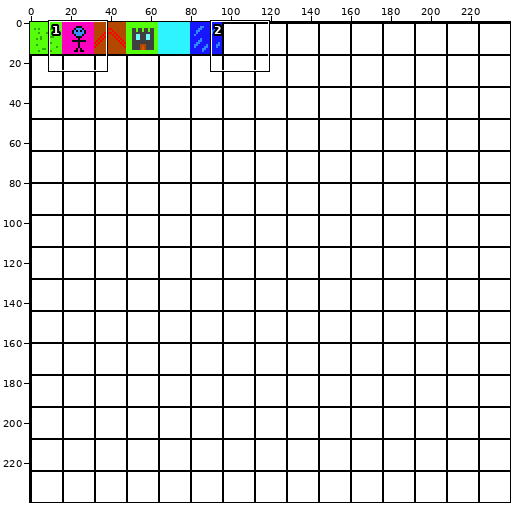
One commit to this sprite sheet: Senior Project/res/SpriteSheetz.png. Above: a wide view before the commit, with the close-up outlined.
Close-up. The starting point:
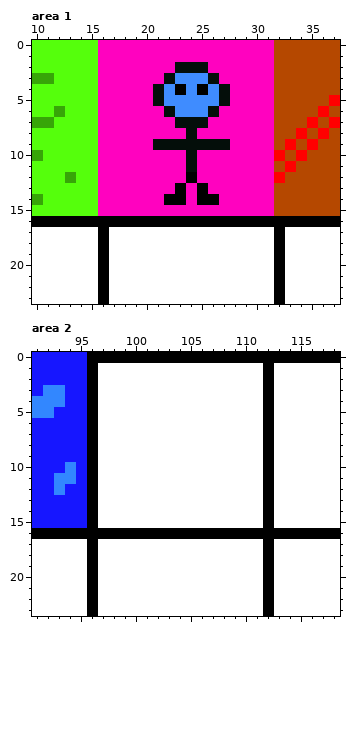
The file is 240x240 pixels. Colours within 5 levels of each other are drawn and written as one. Shown: area 1: x 10..37, y 0..23; area 2: x 91..118, y 0..23.
Once edited:
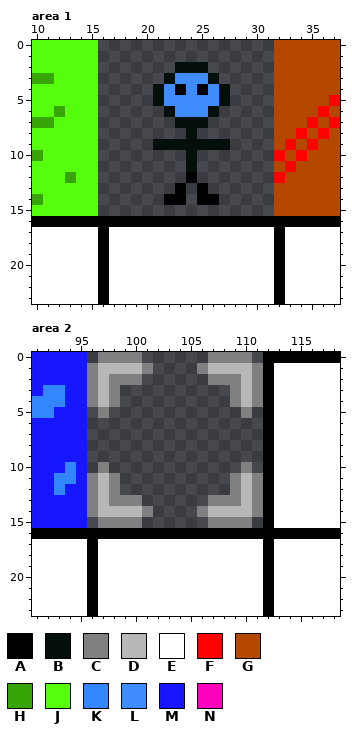
Palette (. is transparent): A #000000  B #040e0a  C #808080  D #b7b7b7  E #ffffff  F #ff0000  G #b54800  H #37a508  J #55ff0c  K #3287ff  L #3f8cff  M #1616ff  N #ff02bf
Message: Made a cursor spritz
Edits made:
Changed rows in their new state; - is an unchanged pixel.
Area 1:
first column x 16:
 0 ................
 1 ................
 2 .......---......
 3 ......-----.....
 4 .....-------....
 5 .....-------....
 6 ......-----.....
 7 .......---......
 8 ........-.......
 9 .....-------....
10 ........-.......
11 ........-.......
12 ........-.......
13 .......-.-......
14 ......--.--.....
15 ................
Area 2:
first column x 96:
 0 .CCCC......CCCC.
 1 CDDDDC....CDDDDC
 2 CDCCC......CCCDC
 3 CDC..........CDC
 4 CDC..........CDC
 5 .C............C.
 6 ................
 7 ................
 8 ................
 9 ................
10 .C............C.
11 CDC..........CDC
12 CDC..........CDC
13 CDCCC......CCCDC
14 CDDDDC....CDDDDC
15 .CCCC......CCCC.
